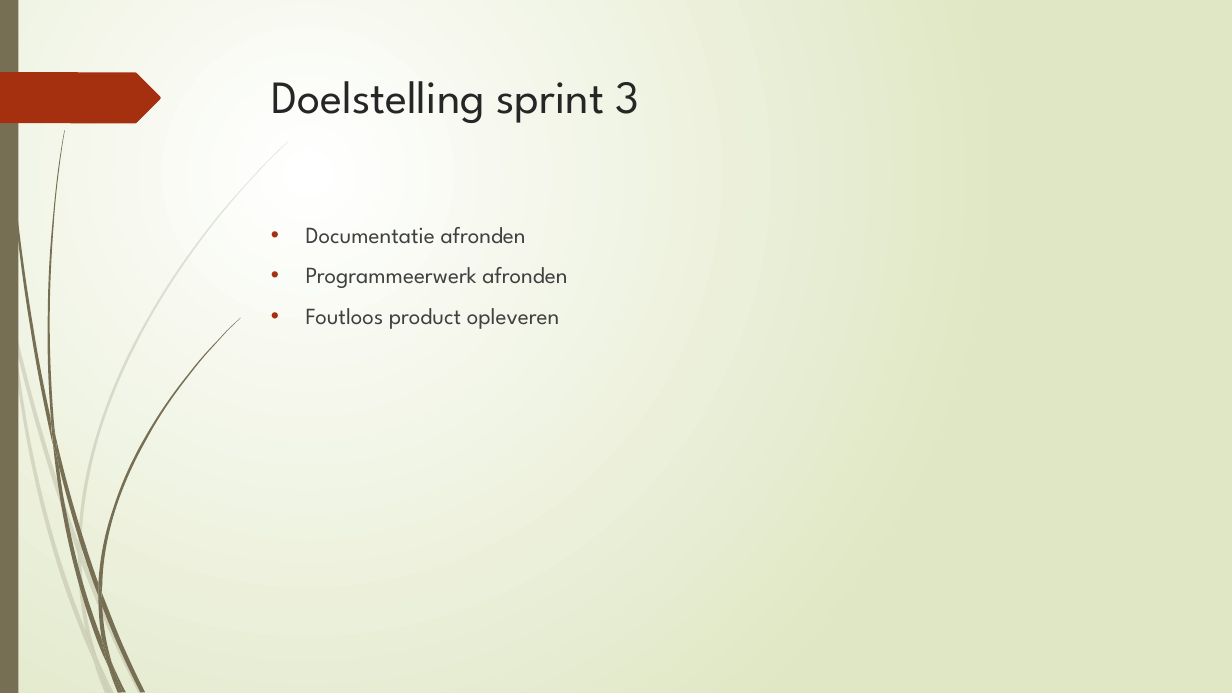
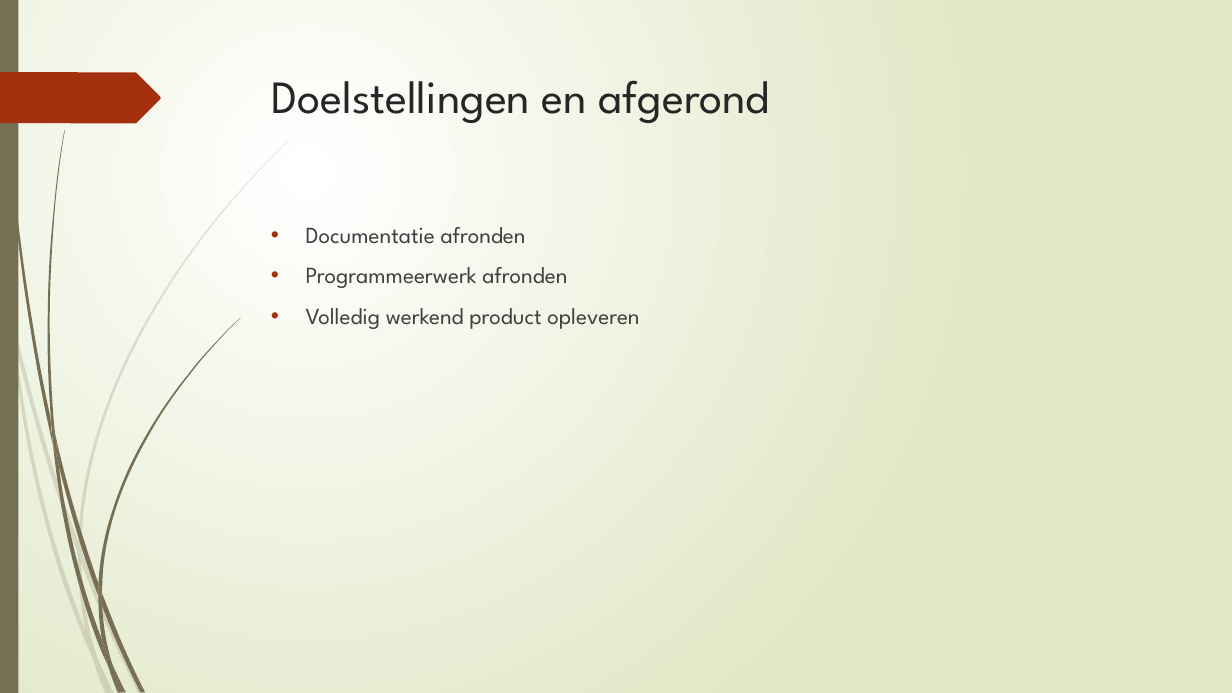
Before and after one commit to Carlodeboer/GFY1-03, a slide deck: slide 3 of Opleveren/Sprint 3 presentatie.pptx. Drawn at 1232x693 pixels with LibreOffice and Linux fonts; fonts in the diff are those of the drawing. Boxes give left, top, right and bottom in pixels: in the first picture for what was removed or moved away, otherwise in the second. Text is boxed around its words. In the diff, an @@ line names an element or a change of style, - is before the commit and + after.

```diff
--- a/Opleveren/Sprint 3 presentatie.pptx
+++ b/Opleveren/Sprint 3 presentatie.pptx
@@ title at [271,80,770,123]: text changed @@
-Doelstelling sprint 3
+Doelstellingen en afgerond
@@ text at [306,308,639,329]: text changed @@
-• Foutloos product opleveren
+• Volledig werkend product opleveren
```
Also in this commit, not shown: 2 other slides changed, 1 slide removed.
